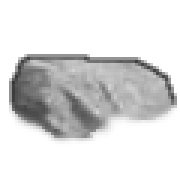
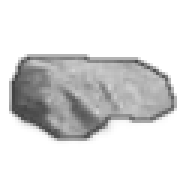
Comparing the layer stacks of the two 180x180 images. Changes:
painted on "line" over bbox(9, 54, 177, 141)
